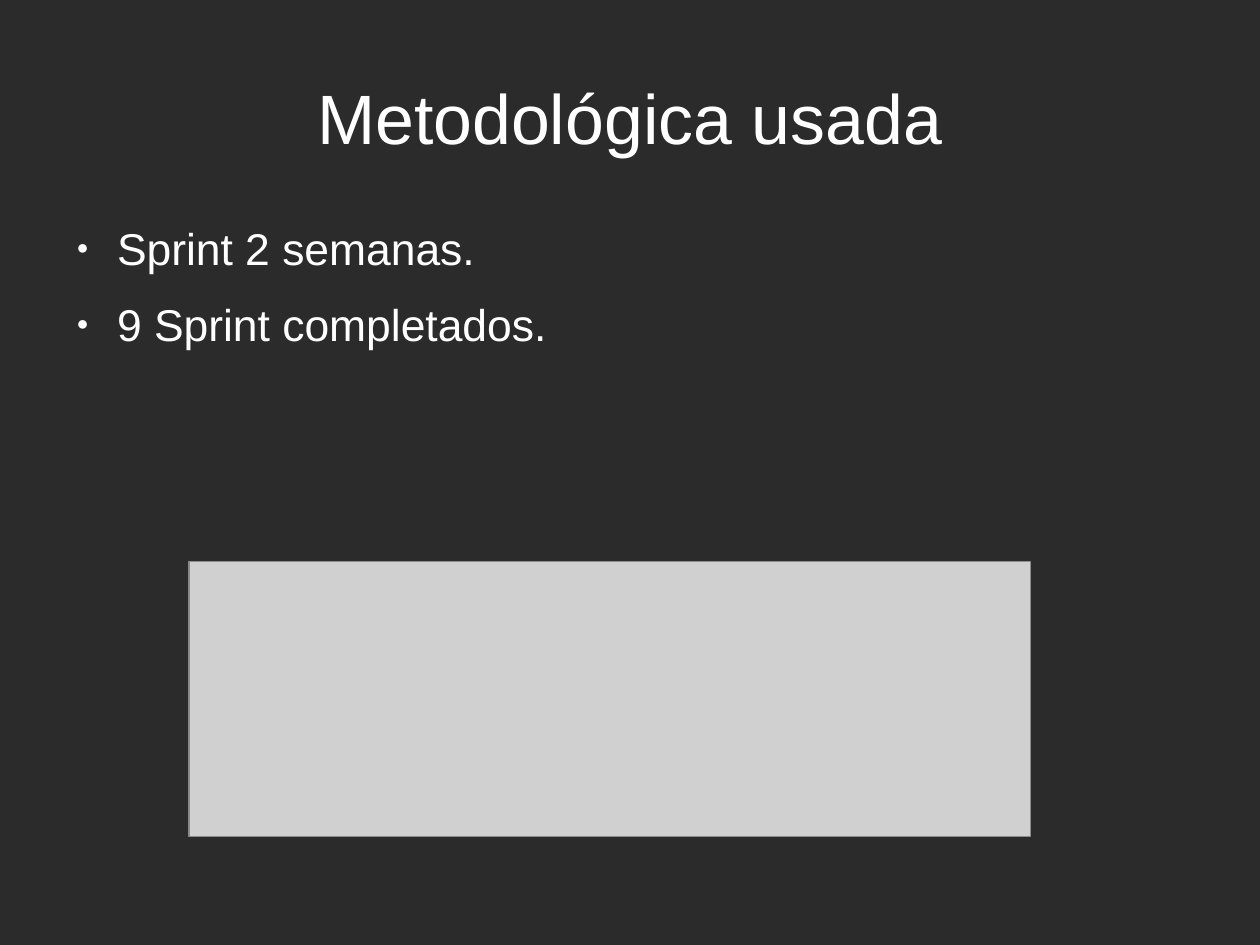
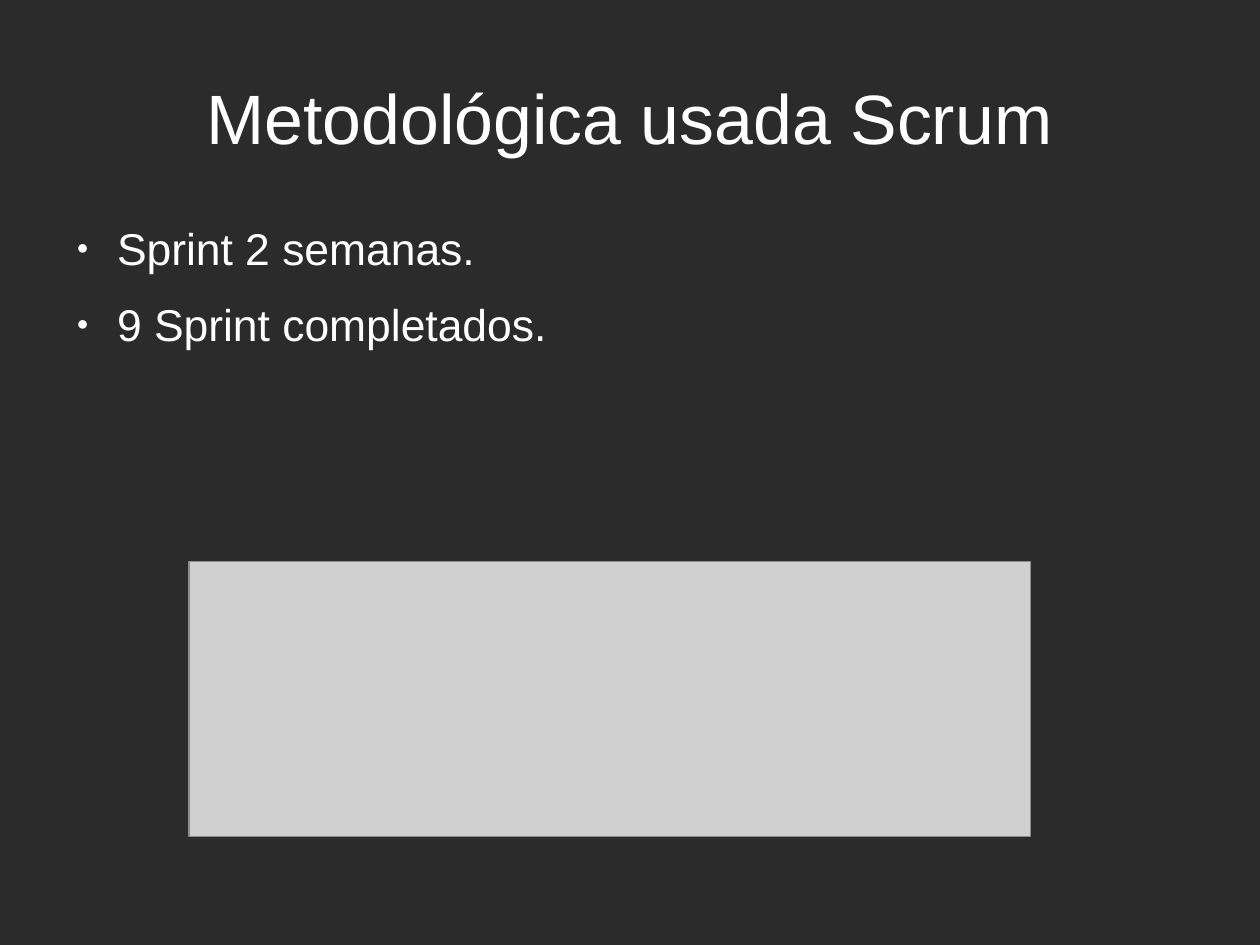
Before and after one commit to PlusCel/PlusCel, a slide deck: slide 5 of presentacion/PresentacionFinal.odp (slide 4 before the commit). Drawn at 1260x945 pixels with LibreOffice and Linux fonts; fonts in the diff are those of the drawing; grey boxes stand for pictures; background and template pictures are left out; a plain dark background stands for a picture behind light text. Boxes give left, top, right and bottom in pixels: in the first picture for what was removed or moved away, otherwise in the second. Text is boxed around its words. In the diff, an @@ line names an element or a change of style, - is before the commit and + after.

```diff
--- a/presentacion/PresentacionFinal.odp
+++ b/presentacion/PresentacionFinal.odp
@@ title at bbox=[206, 92, 1053, 157]: text changed @@
-Metodológica usada
+Metodológica usada Scrum
```
Also in this commit, not shown: 6 other slides changed, 4 slides added, 3 slides removed, 8 other files.
